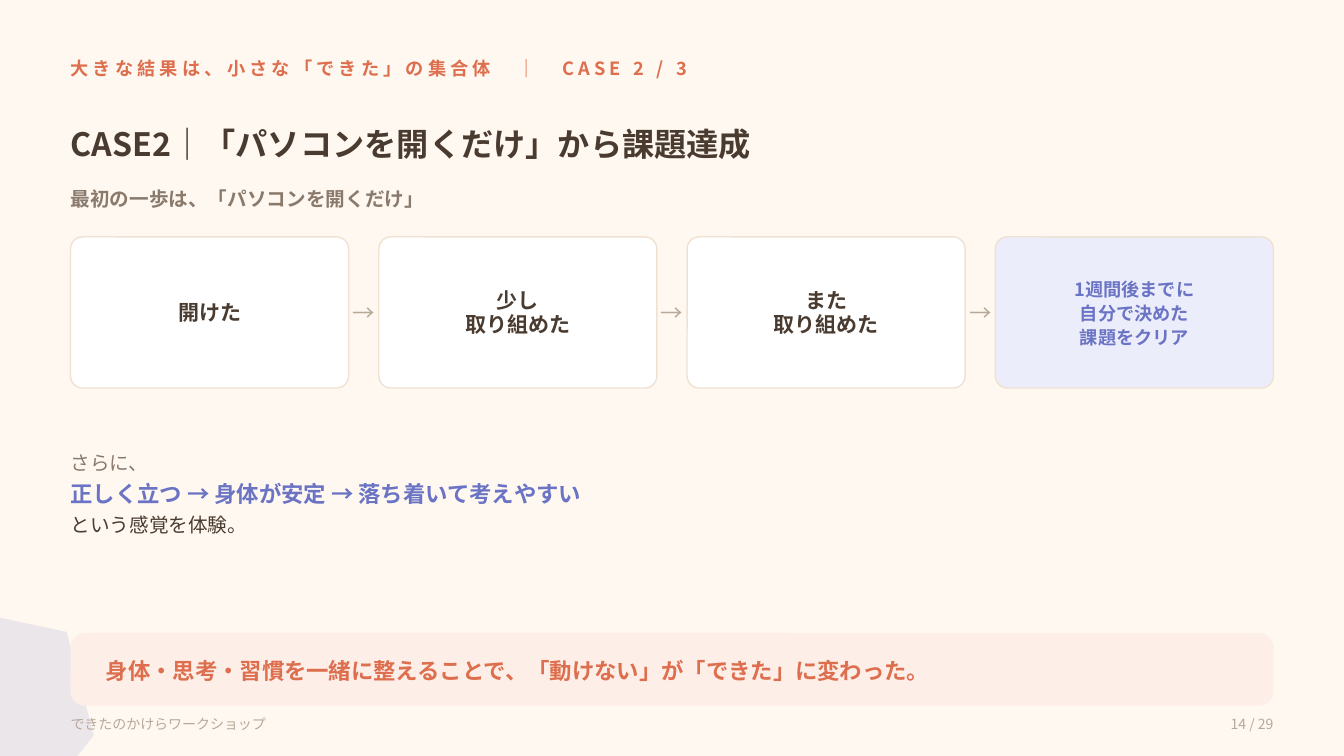
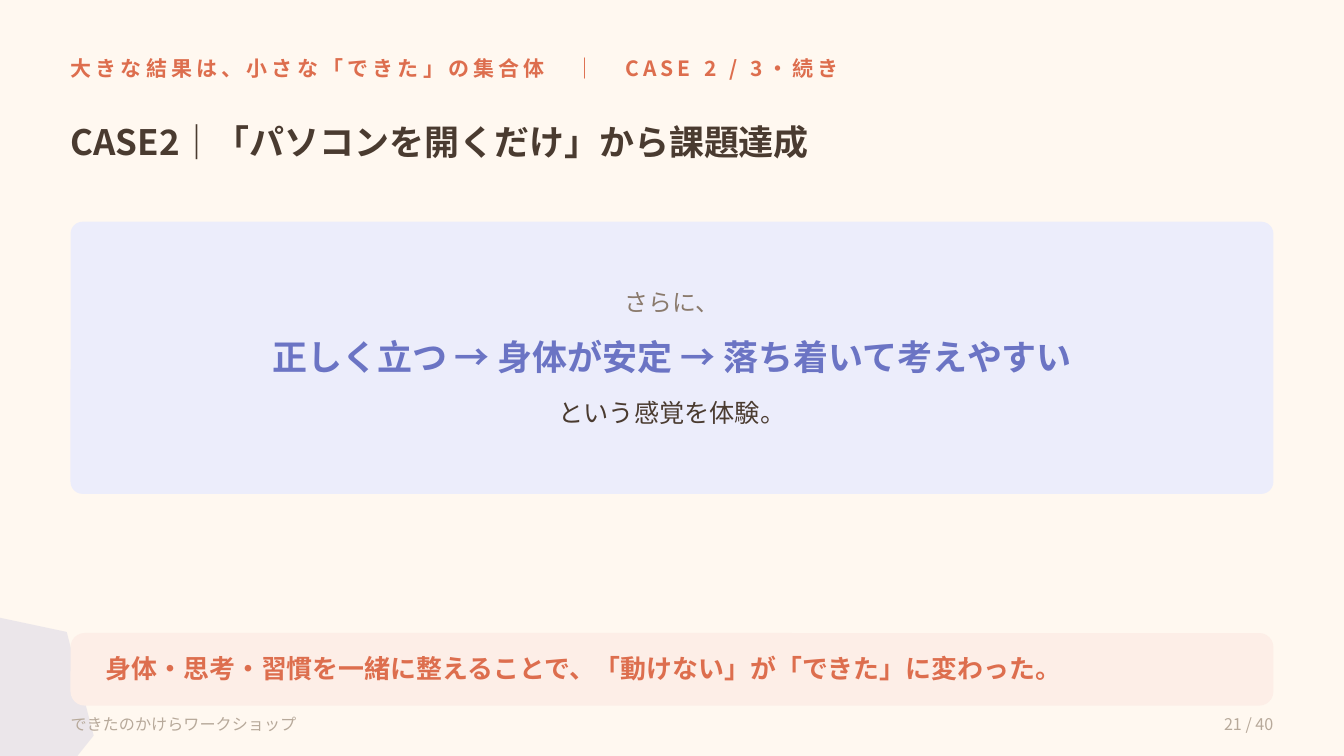
Before and after one commit to shiori0823/dekitanokakera-LM, a slide deck: slide 21 of workshop/dist/dekitanokakera-workshop.pptx (slide 14 before the commit). Drawn at 1344x756 pixels with LibreOffice and Linux fonts; fonts in the diff are those of the drawing. Boxes give left, top, right and bottom in pixels: in the first picture for what was removed or moved away, otherwise in the second. Text is boxed around its words. In the diff, an @@ line names an element or a change of style, - is before the commit and + after.

```diff
--- a/workshop/dist/dekitanokakera-workshop.pptx
+++ b/workshop/dist/dekitanokakera-workshop.pptx
@@ text at (71, 58, 839, 78): text changed; size 13 to 15 pt @@
-大きな結果は、小さな「できた」の集合体 ｜ CASE 2 / 3
+大きな結果は、小さな「できた」の集合体 ｜ CASE 2 / 3・続き
@@ text "CASE2｜「パソコンを開くだけ」から課題達成" at (71, 124, 809, 159): size 23 to 25 pt @@
@@ text removed at (71, 189, 424, 208) @@
-最初の一歩は、「パソコンを開くだけ」
@@ rounded rectangle removed at (71, 237, 349, 388) @@
@@ rounded rectangle added at (71, 222, 1273, 494), fill #ECEDFB @@
@@ text "さらに、": place and size @@
-text "さらに、" at (71, 454, 582, 534)
+text "さらに、" at (272, 292, 1072, 424)
@@ text "さらに、" at (272, 292, 1072, 424): size 14 to 17 pt in "さらに、"; size 16 to 25 pt in "正しく立つ → 身体が安定 → 落ち着いて考えやすい"; size 14 to 18 pt in "という感覚を体験。"; alignment left to centre; more space between paragraphs @@
@@ text removed at (349, 237, 379, 388) @@
-→
@@ rounded rectangle removed at (379, 237, 657, 388) @@
@@ text removed at (657, 237, 688, 388) @@
-→
@@ rounded rectangle removed at (688, 237, 966, 388) @@
@@ text removed at (965, 237, 995, 388) @@
-→
@@ rounded rectangle removed at (995, 237, 1273, 388) @@
@@ text removed at (465, 290, 570, 334) @@
-少し
-取り組めた
@@ text removed at (774, 291, 879, 334) @@
-また
-取り組めた
@@ text removed at (1075, 281, 1195, 346) @@
-1週間後までに
-自分で決めた
-課題をクリア
@@ text removed at (178, 303, 241, 322) @@
-開けた
@@ text "身体・思考・習慣を一緒に整えることで、「動けない」が「できた」に変わった。" at (106, 656, 1061, 681): size 16 to 18.5 pt @@
@@ text "できたのかけらワークショップ" at (71, 717, 297, 731): size 10 to 11.5 pt @@
@@ text at (1224, 718, 1273, 730): text changed; size 10 to 11.5 pt @@
-14 / 29
+21 / 40
```
Also in this commit, not shown: 28 other slides changed, 11 slides added, 3 other files.
